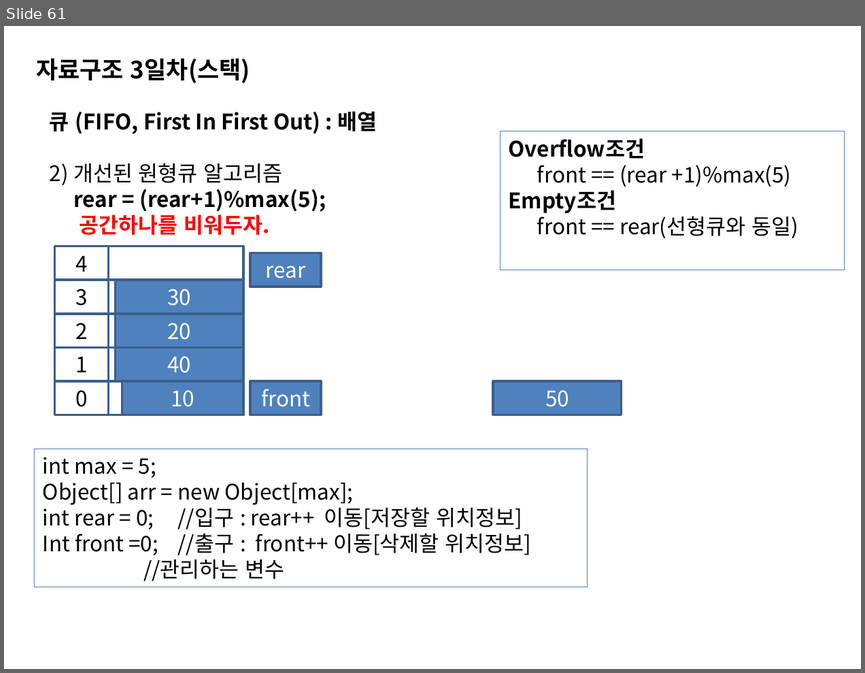
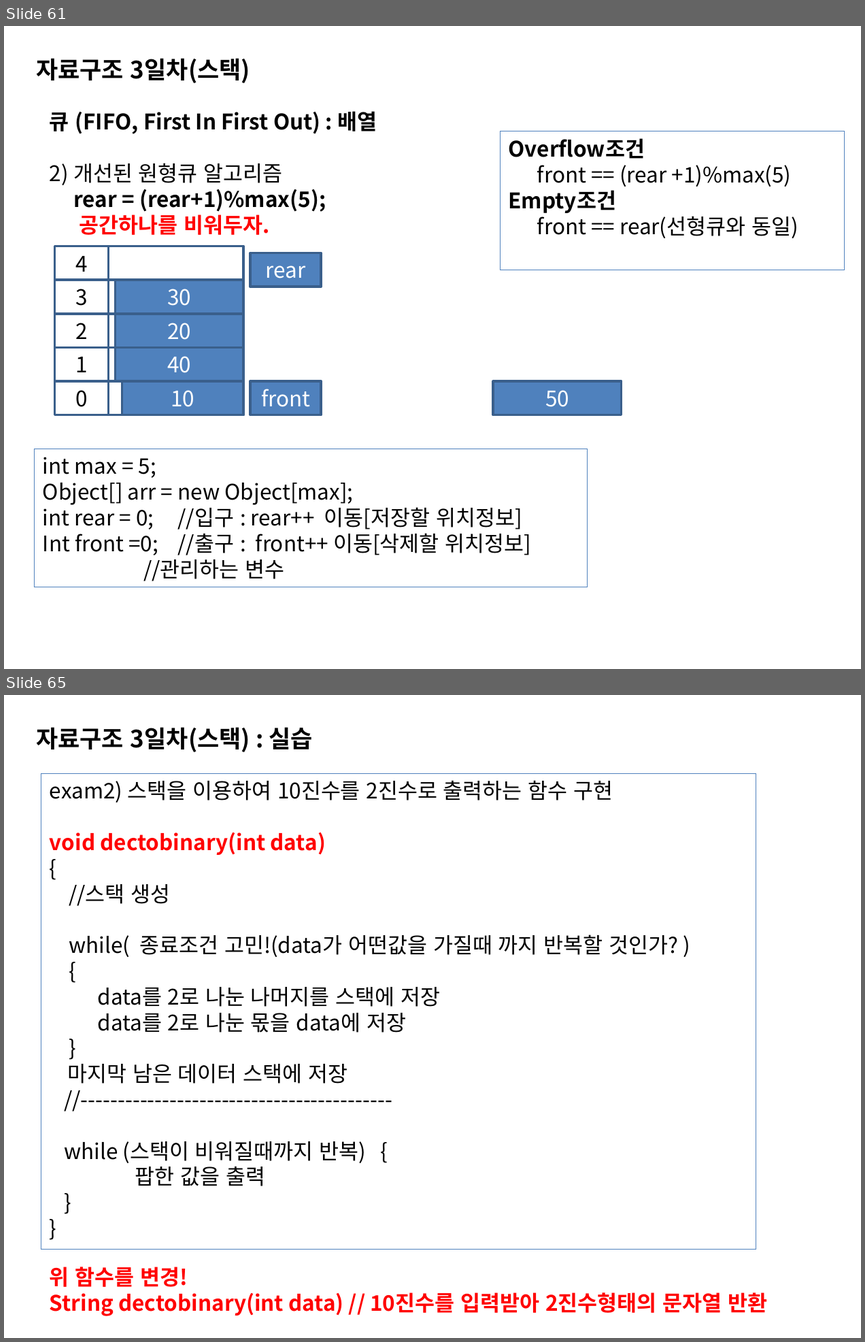
Before and after one commit to sing2song/TILDS, a slide deck: Java자료구조.pptx. Shown one above the other, each under a label of ours: slide 61 before the commit, slides 61 and 65 after it; the slides between them are not shown. The pictures are 865x673 and 865x1342 pixels, drawn with LibreOffice and Linux fonts; fonts in the diff are those of the drawing. Boxes give left, top, right and bottom in pixels: in the first picture for what was removed or moved away, otherwise in the second. Text is boxed around its words. In the diff, an @@ line names an element or a change of style, - is before the commit and + after.

```diff
--- a/Java자료구조.pptx
+++ b/Java자료구조.pptx
@@ slide 65 added at [4,695,861,1338], background #FFFFFF @@
@@ text added at [36,727,313,752], 20 pt, text #000000, bold @@
+자료구조 3일차(스택) : 실습
@@ rectangle added at [41,774,755,1249], outline #4F81BD 0.75 pt, 18 pt, text #000000 @@
+exam2) 스택을 이용하여 10진수를 2진수로 출력하는 함수 구현
+void dectobinary(int data)
+{
+//스택 생성
+while( 종료조건 고민!(data가 어떤값을 가질때 까지 반복할 것인가? )
+{
+data를 2로 나눈 나머지를 스택에 저장
+data를 2로 나눈 몫을 data에 저장
+}
+마지막 남은 데이터 스택에 저장
+//------------------------------------------
+while (스택이 비워질때까지 반복) {
+팝한 값을 출력
+}
+}
@@ text added at [50,1266,767,1316], 18 pt, text #FF0000, bold @@
+위 함수를 변경!
+String dectobinary(int data) // 10진수를 입력받아 2진수형태의 문자열 반환
```
Also in this commit, not shown: 3 other slides added, 21 other files.
